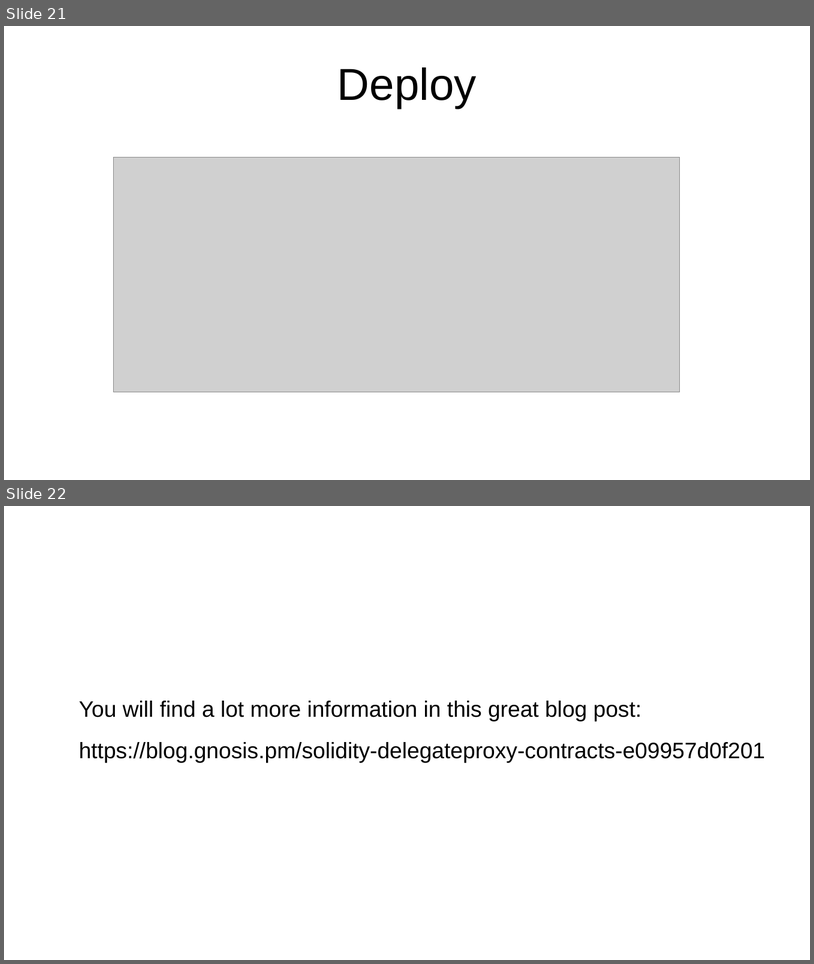
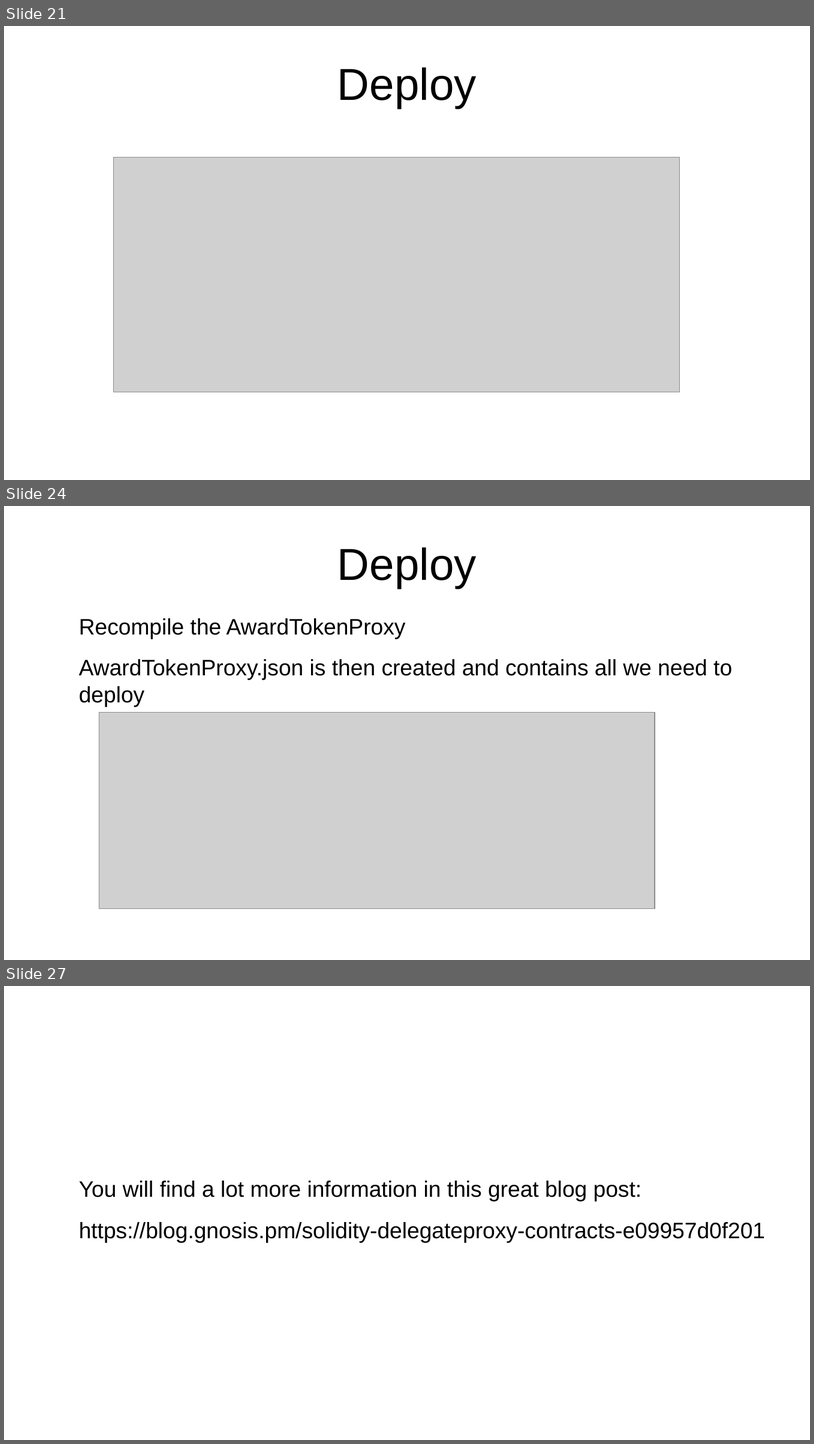
Before and after one commit to ethereum/remix-workshops, a slide deck: runningScript/proxyContract_AwardToken/ProxyContract.odp. Shown one above the other, each under a label of ours: slides 21 and 22 before the commit, slides 21, 24 and 27 after it; the slides between them are not shown. The pictures are 814x964 and 814x1444 pixels, drawn with LibreOffice and Linux fonts; fonts in the diff are those of the drawing; grey boxes stand for pictures. Boxes give left, top, right and bottom in pixels: in the first picture for what was removed or moved away, otherwise in the second. Text is boxed around its words. In the diff, an @@ line names an element or a change of style, - is before the commit and + after.

```diff
--- a/runningScript/proxyContract_AwardToken/ProxyContract.odp
+++ b/runningScript/proxyContract_AwardToken/ProxyContract.odp
@@ slide 24 added at <box>4,506,810,960</box>, background #FFFFFF @@
@@ title added at <box>338,547,477,588</box>, 44 pt, text #000000 @@
+Deploy
@@ text added at <box>79,618,732,707</box>, 22 pt, text #000000 @@
+Recompile the AwardTokenProxy
+AwardTokenProxy.json is then created and contains all we need to deploy
@@ picture added at <box>99,712,655,909</box> @@
@@ what was slide 22 is now slide 27 @@
```
Also in this commit, not shown: 4 other slides added, 2 other files.
